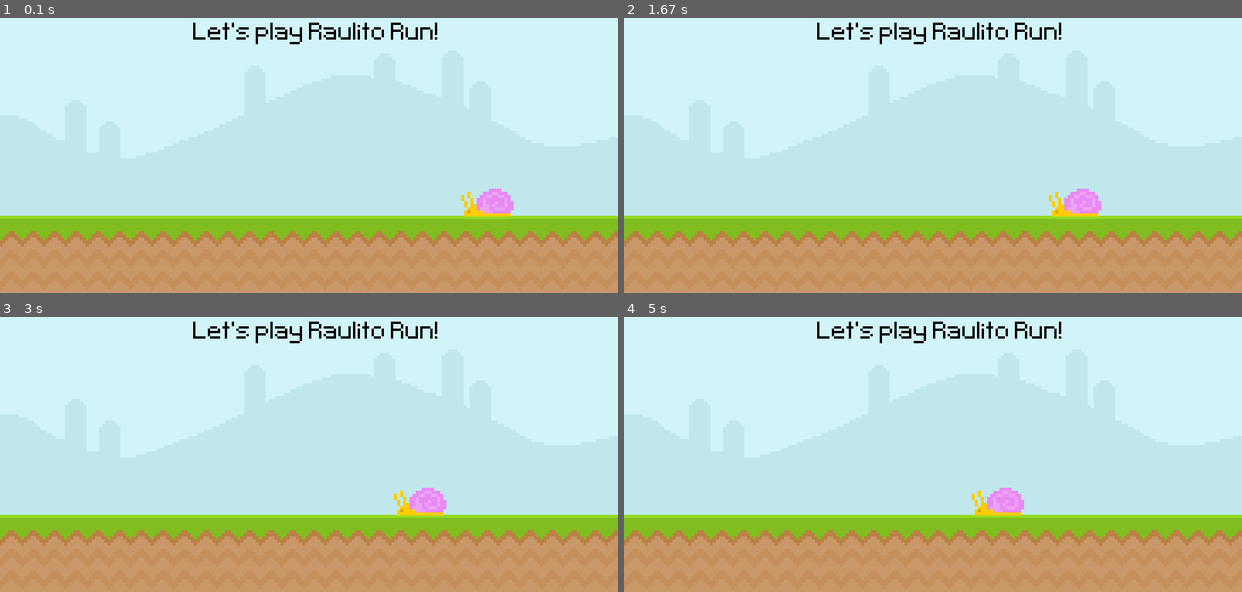
Above: before the commit, frames 1-4 (two rows, left to right).
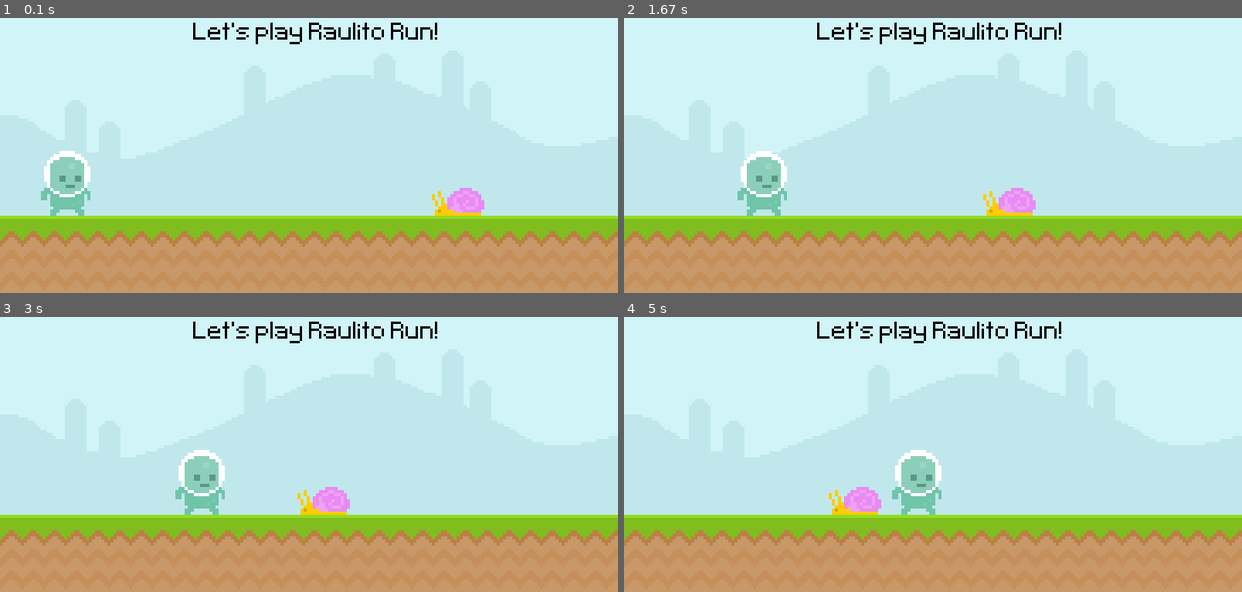
Above: after the commit, the same moments.

Repository: jm4ch4do/py_game_mario
Game: pygame game, started from window.py
Same seed, same stepped clock (60 frames per second), same inputs: the game is played once before the commit and once after it.
Inputs:
- Up to frame 1 (0.1 s): no input
- Up to frame 2 (1.67 s): no input
- Up to frame 3 (3 s): no input
- Up to frame 4 (5 s): no input

The runs differ from the first frame. In frame 1, 2.4% of the frame differs, in the area x 6-84%, y 48-73%; in frame 2, 2.7%, in the area x 18-78%, y 48-73%; in frame 3, 2.7%; in frame 4, 2.7%.

Commit message:
test: basic collision detection

Diff:
--- a/window.py
+++ b/window.py
@@ -1,14 +1,22 @@
 import pygame as _pyg
 import sys as _sys
 
+
+# ----- CONSTANTS
+GROUND_BOTTOM_Y = 300
+SCREEN_X, SCREEN_Y = 800, 400
+
+
 # ----- INIT, SCREEN
 _pyg.init()
-screen_size = (800, 400)
+screen_size = (SCREEN_X, SCREEN_Y)
 screen = _pyg.display.set_mode(screen_size)
 clock = _pyg.time.Clock()
 _pyg.display.set_caption('RaulitoRun')
 icon = _pyg.image.load('img/icon.png')
 _pyg.display.set_icon(icon)
+
+
 
 
 # ----- CREATE FONTS
@@ -17,21 +25,28 @@
 
 
 # ----- CREATE SURFACES
-sky_surface = _pyg.image.load('img/sky.png')
-ground_surface = _pyg.image.load('img/ground.png')
-snail_surface = _pyg.image.load('img/snail/snail1.png')
+sky_surface = _pyg.image.load('img/sky.png').convert()
+ground_surface = _pyg.image.load('img/ground.png').convert()
+snail_surface = _pyg.image.load('img/snail/snail1.png').convert_alpha()
+player_surface = _pyg.image.load('img/player/player_walk_1.png').convert_alpha()
 #test_surface = _pyg.Surface((100, 200))
 #test_surface.fill('Red')
 
 
 # ----- POSITIONS FOR FIXED ELEMENTS
 sky_pos = (0, 0)
-ground_pos = (0, 300)
+ground_pos = (0, GROUND_BOTTOM_Y)
 text_pos = (250, 50)
 
 
 # ----- POSITIONS INI FOR MOVING ELEMENTS
-snail_x, snail_y = 600, 265
+snail_x, snail_y = 600, GROUND_BOTTOM_Y
+player_x, player_y = 80, GROUND_BOTTOM_Y
+
+
+# ----- RECTANGLES FOR MOVING ELEMENTS
+snail_rect = snail_surface.get_rect(midbottom = (snail_x, snail_y))
+player_rect = player_surface.get_rect(midbottom = (player_x, player_y))
 
 
 # ----- GAME LOOP START
@@ -39,7 +54,7 @@
     for event in _pyg.event.get():
 
 
-    # ----- ACTIONS
+    # ----- CAPTURE ACTIONS
         # --- Exit Action
         if event.type == _pyg.QUIT:
             _pyg.quit()
@@ -53,12 +68,19 @@
 
 
     # -----INSERT MOVING SURFACES
-    screen.blit(snail_surface, (snail_x, snail_y))
+    # screen.blit(snail_surface, (snail_x, snail_y))
+    # screen.blit(player_surface, (player_x, player_y))
+    screen.blit(snail_surface, snail_rect)
+    screen.blit(player_surface, player_rect)
 
 
     # -----MOVING ELEMENTS
-    snail_x -= 0.5
+    snail_rect.x -= 1
+    if snail_rect.right <= 0: snail_rect.left = SCREEN_X
 
+    player_rect.left += 1
+
+    print(player_rect.colliderect(snail_rect))
 
     # ----- GAME LOOP END
     _pyg.display.update()
